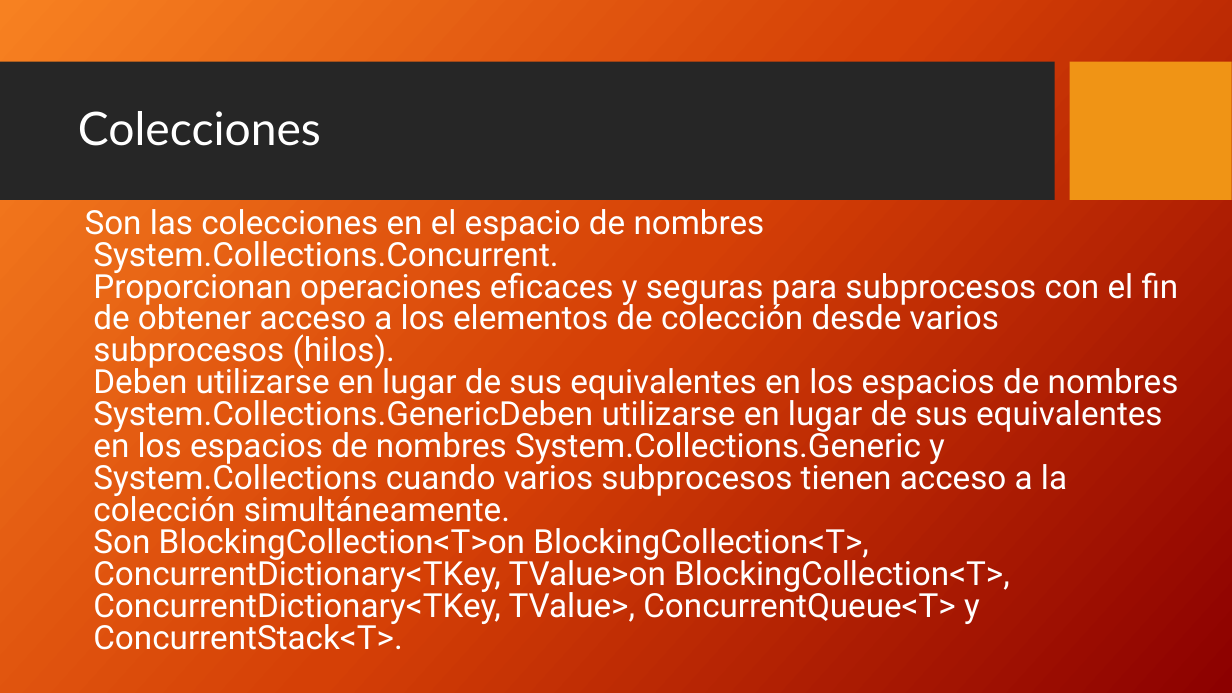
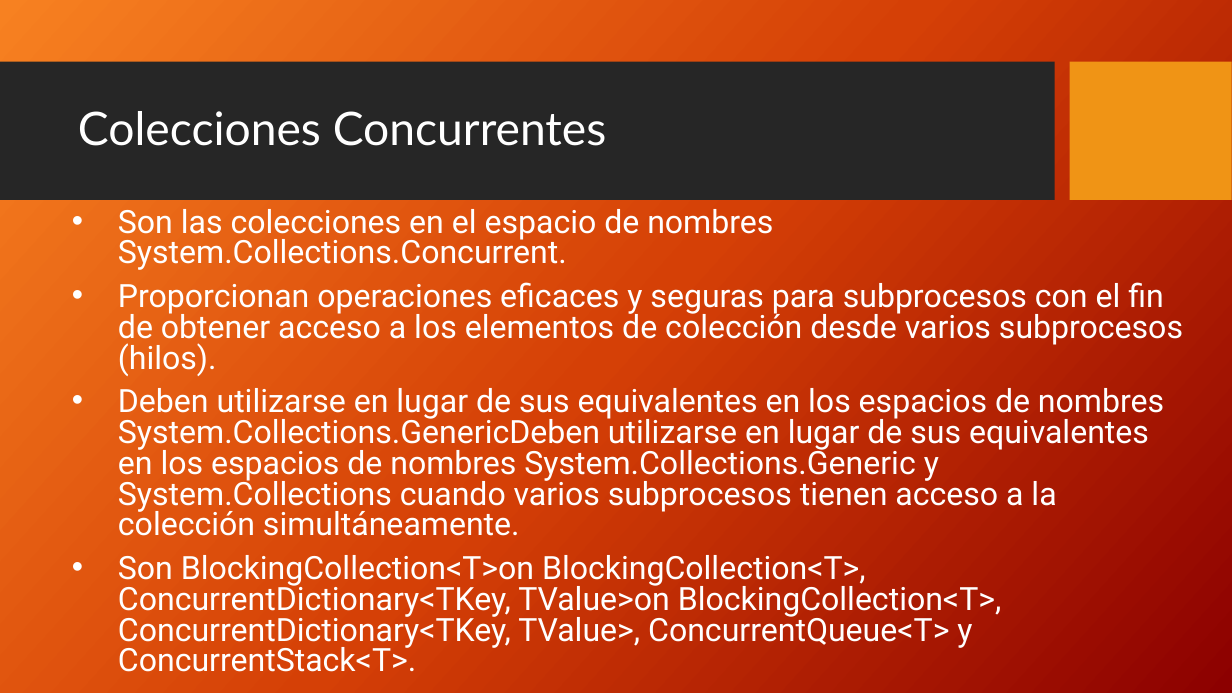
Before and after one commit to FedeDavila1984/utn_prog_y_lab_II, a slide deck: slide 12 of PPTs/ProgramacionII_Clase_07-2018.pptx. Drawn at 1232x693 pixels with LibreOffice and Linux fonts; fonts in the diff are those of the drawing; background and template pictures are left out. Boxes give left, top, right and bottom in pixels: in the first picture for what was removed or moved away, otherwise in the second. Text is boxed around its words. In the diff, an @@ line names an element or a change of style, - is before the commit and + after.

```diff
--- a/PPTs/ProgramacionII_Clase_07-2018.pptx
+++ b/PPTs/ProgramacionII_Clase_07-2018.pptx
@@ title at (x1=78, y1=111, x2=607, y2=146): text changed @@
-Colecciones
+Colecciones Concurrentes
@@ text at (x1=118, y1=209, x2=1183, y2=672): text changed; size 25.9 to 25 pt @@
-Son las colecciones en el espacio de nombres System.Collections.Concurrent.
-Proporcionan operaciones eficaces y seguras para subprocesos con el fin de obtener acceso a los elementos de colección desde varios subprocesos (hilos).
-Deben utilizarse en lugar de sus equivalentes en los espacios de nombres System.Collections.GenericDeben utilizarse en lugar de sus equivalentes en los espacios de nombres System.Collections.Generic y System.Collections cuando varios subprocesos tienen acceso a la colección simultáneamente.
-Son BlockingCollection<T>on BlockingCollection<T>, ConcurrentDictionary<TKey, TValue>on BlockingCollection<T>, ConcurrentDictionary<TKey, TValue>, ConcurrentQueue<T> y ConcurrentStack<T>.
+• Son las colecciones en el espacio de nombres System.Collections.Concurrent.
+• Proporcionan operaciones eficaces y seguras para subprocesos con el fin de obtener acceso a los elementos de colección desde varios subprocesos (hilos).
+• Deben utilizarse en lugar de sus equivalentes en los espacios de nombres System.Collections.GenericDeben utilizarse en lugar de sus equivalentes en los espacios de nombres System.Collections.Generic y System.Collections cuando varios subprocesos tienen acceso a la colección simultáneamente.
+• Son BlockingCollection<T>on BlockingCollection<T>, ConcurrentDictionary<TKey, TValue>on BlockingCollection<T>, ConcurrentDictionary<TKey, TValue>, ConcurrentQueue<T> y ConcurrentStack<T>.
```
Also in this commit, not shown: 11 other slides changed, 5 other files.
